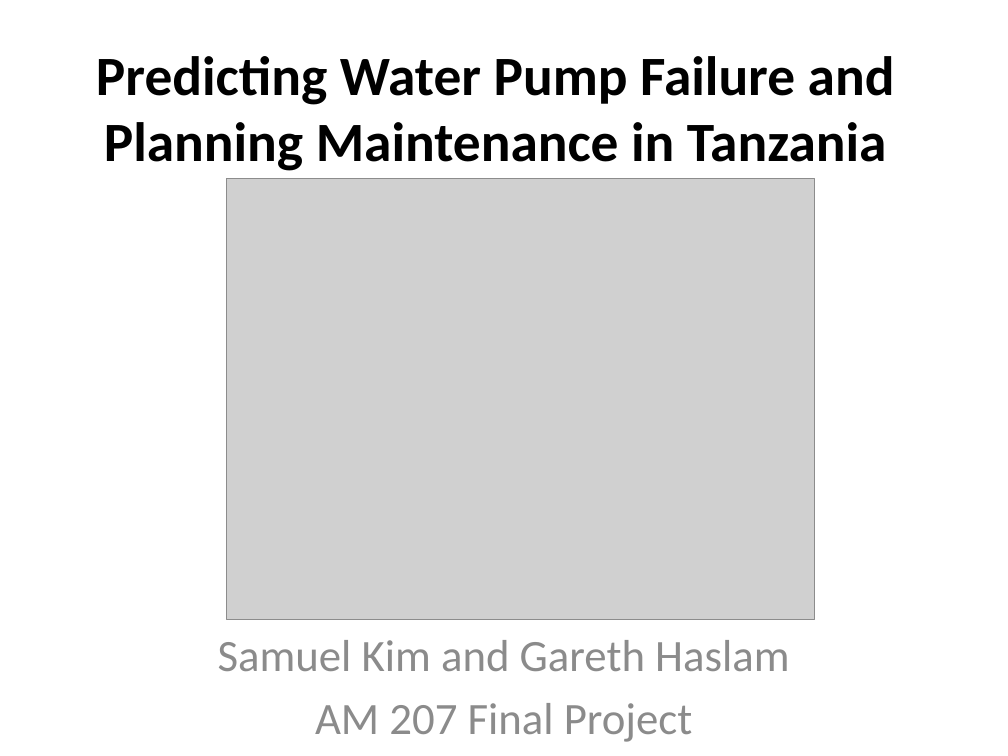
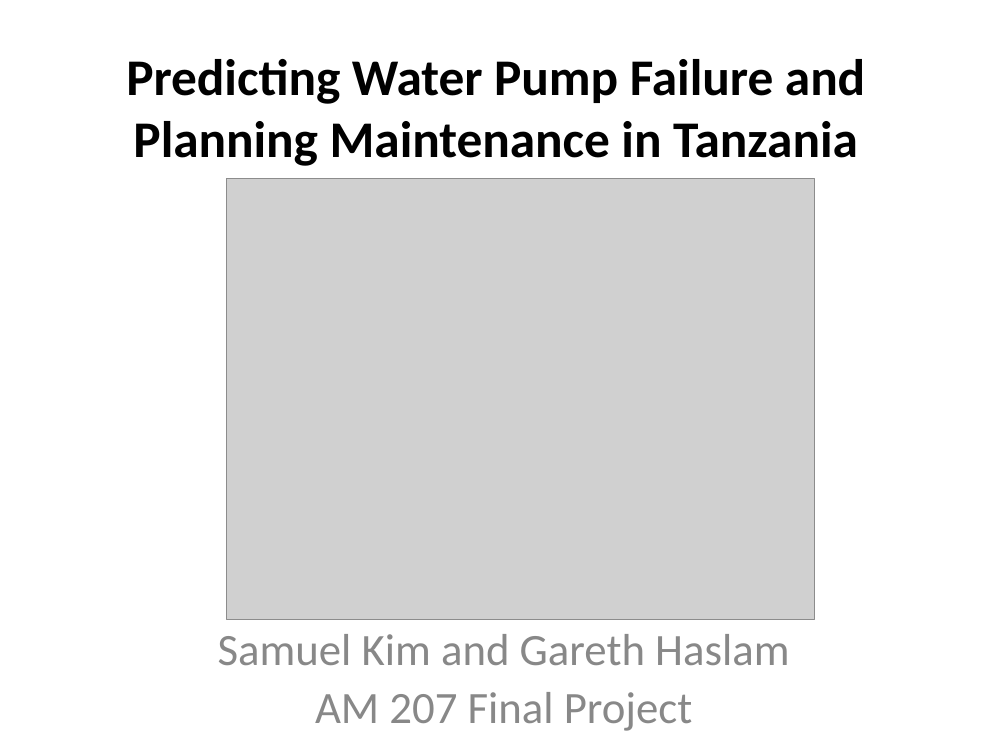
Before and after one commit to ghaslam/AM207, a slide deck: slide 1 of Screencast/Screencast.pptx. Drawn at 1008x756 pixels with LibreOffice and Linux fonts; fonts in the diff are those of the drawing; grey boxes stand for pictures. Boxes give left, top, right and bottom in pixels: in the first picture for what was removed or moved away, otherwise in the second. Text is boxed around its words. In the diff, an @@ line names an element or a change of style, - is before the commit and + after.

```diff
--- a/Screencast/Screencast.pptx
+++ b/Screencast/Screencast.pptx
@@ title "Predicting Water Pump Failure and ..." at (126,59,865,166): size 39.6 to 36.7 pt @@
@@ text "Samuel Kim and Gareth Haslam" at (218,634,789,731): text colour #8C8C8C to #888888; line spacing 1 to 0.9 @@
```
Also in this commit, not shown: 2 other slides changed, 5 slides added, 1 slide removed, 1 other file.
